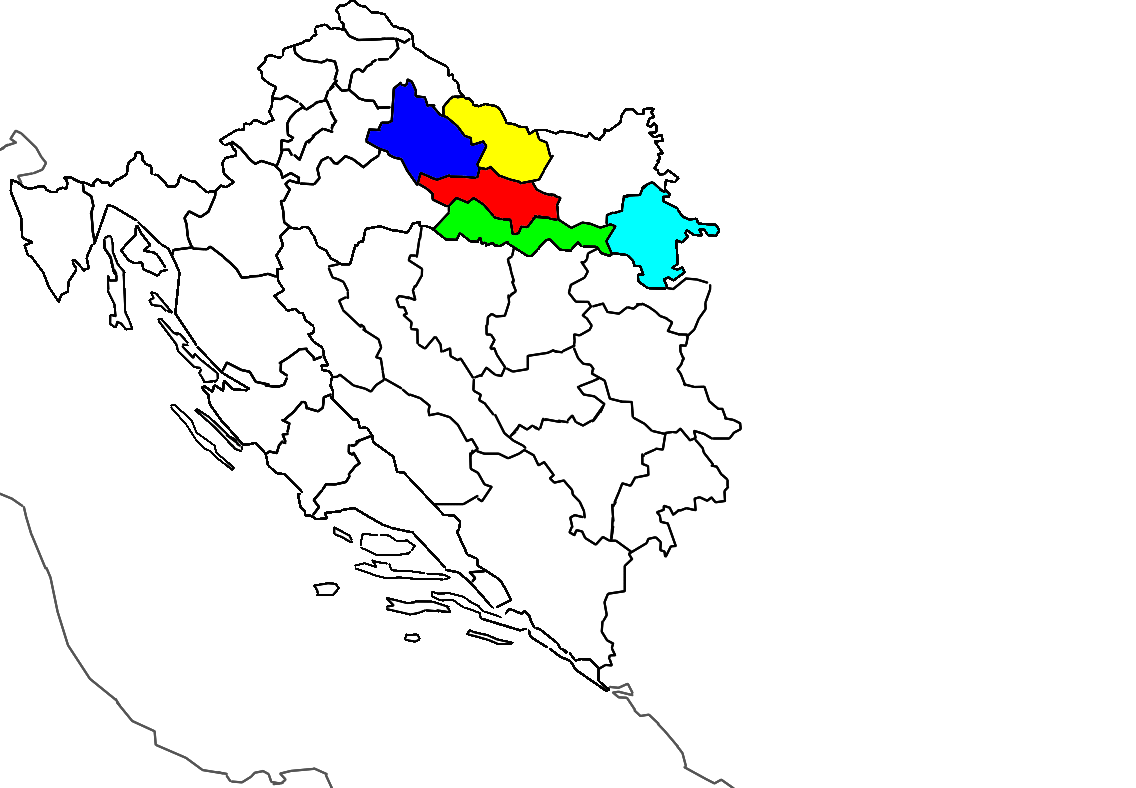
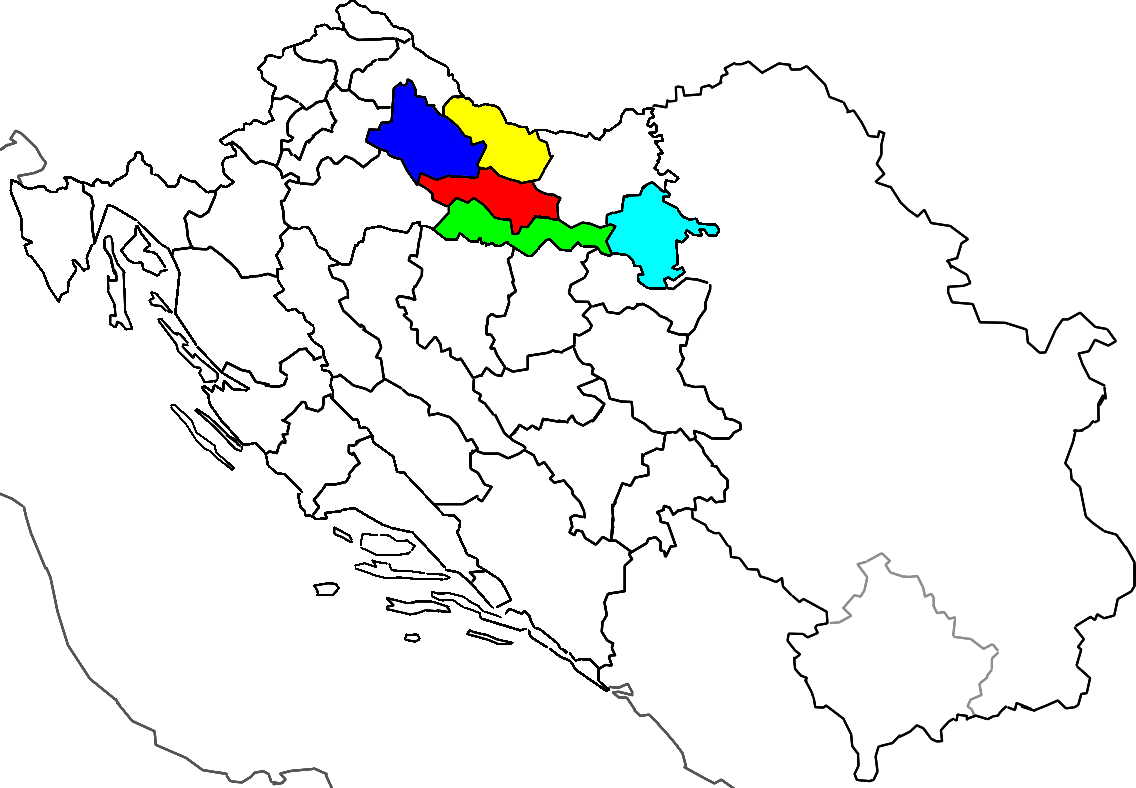
Two versions of the same layered image (1136×788). Layer-by-layer changes:
painted on "županije" over 0, 0, 1136, 788
added layer "srbija" above "Paint Layer 1" over 0, 0, 1136, 788
painted on "Paint Layer 1" over 0, 0, 1136, 788
